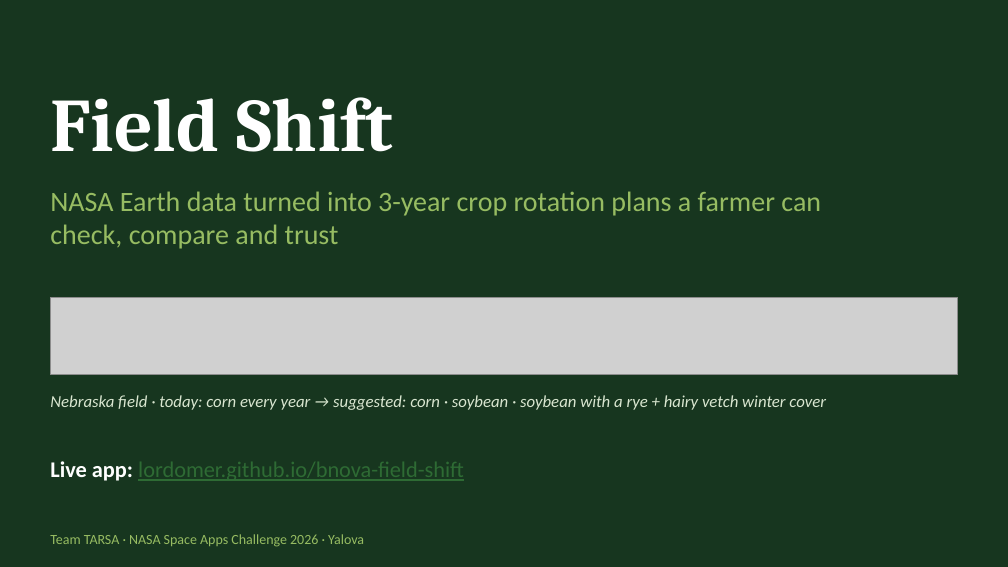
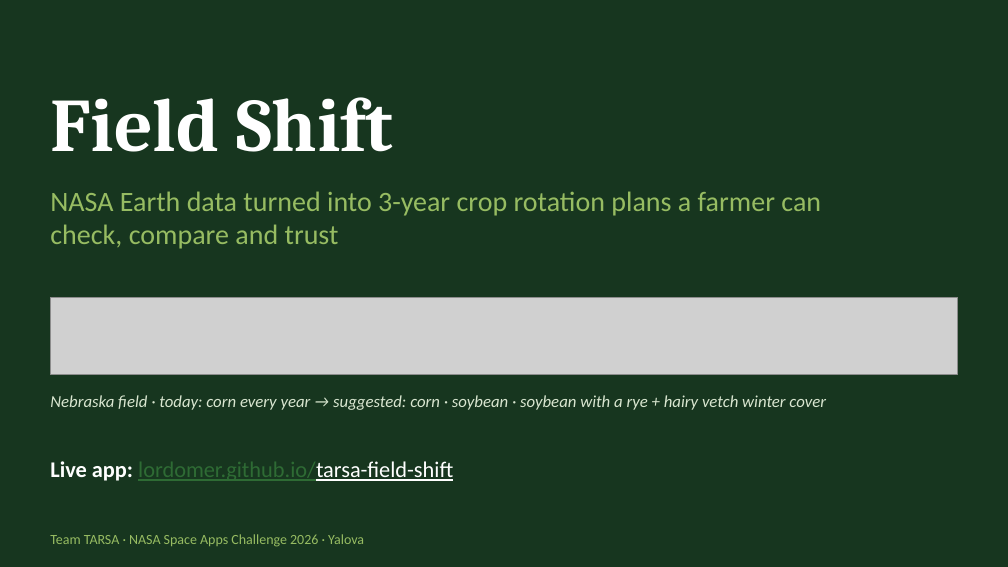
Before and after one commit to LordOmer/bnova-field-shift, a slide deck: slide 1 of presentation/FieldShift_TARSA_Pitch.pptx. Drawn at 1008x567 pixels with LibreOffice and Linux fonts; fonts in the diff are those of the drawing; grey boxes stand for pictures. Boxes give left, top, right and bottom in pixels: in the first picture for what was removed or moved away, otherwise in the second. Text is boxed around its words. In the diff, an @@ line names an element or a change of style, - is before the commit and + after.

```diff
--- a/presentation/FieldShift_TARSA_Pitch.pptx
+++ b/presentation/FieldShift_TARSA_Pitch.pptx
@@ text at bbox=[50, 461, 453, 481]: text changed; text colour #2E6B34 to #FFFFFF @@
-Live app: lordomer.github.io/bnova-field-shift
+Live app: lordomer.github.io/tarsa-field-shift
```
Also in this commit, not shown: 2 other slides changed, 7 other files.
